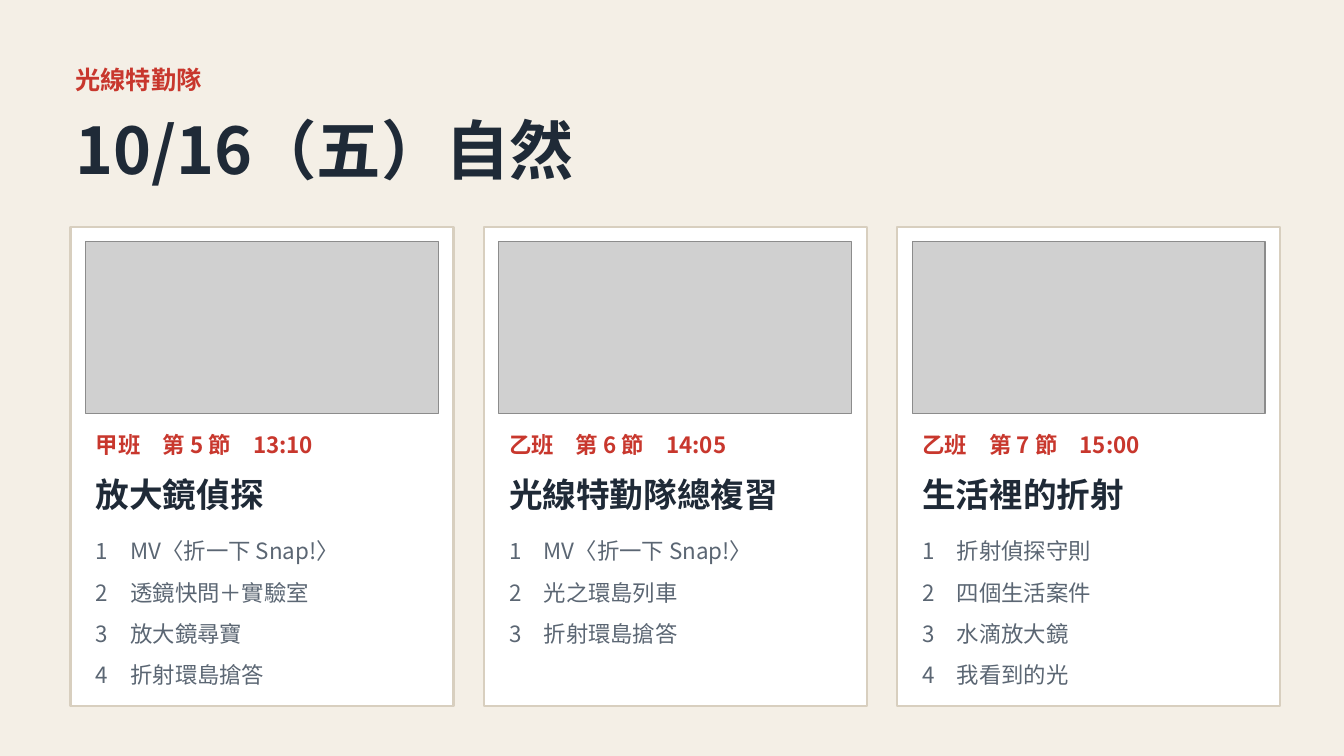
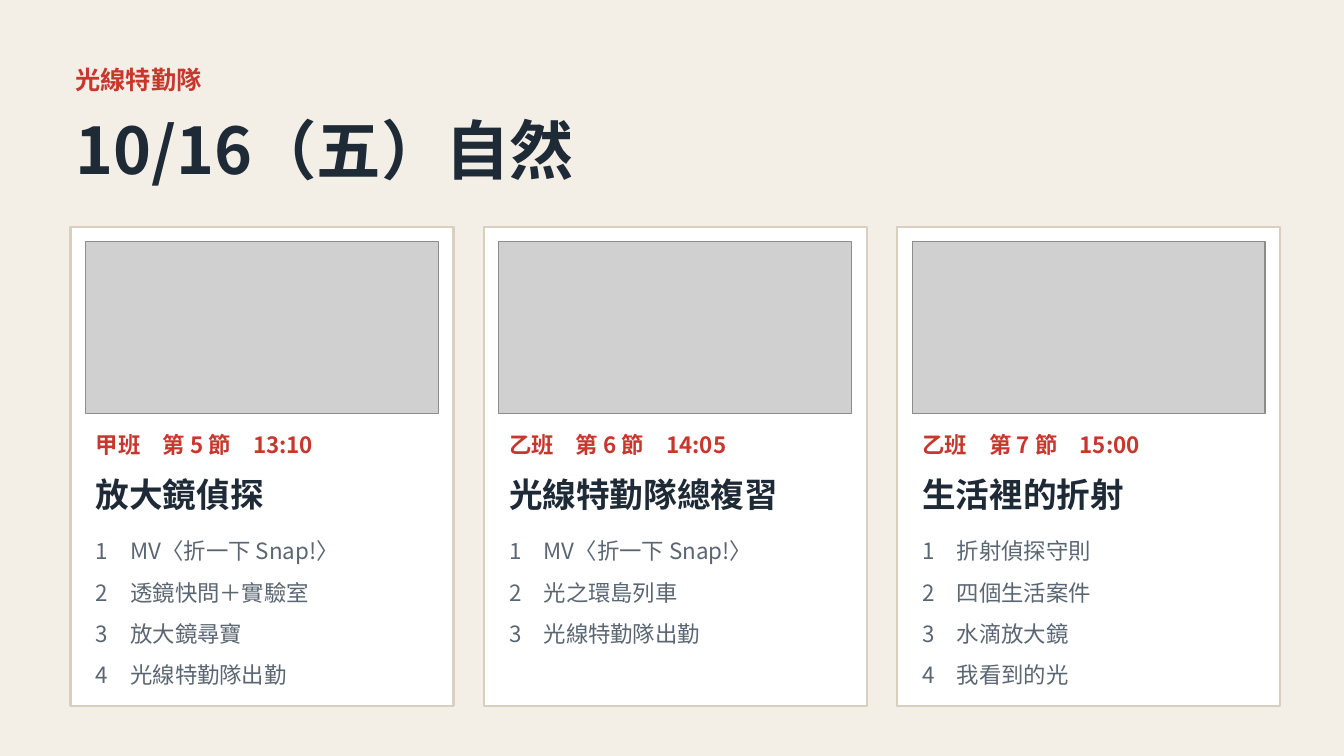
Before and after one commit to classtools1020/classtools1020.github.io, a slide deck: slide 1 of light-refract/1016/slides.pptx. Drawn at 1344x756 pixels with LibreOffice and Linux fonts; fonts in the diff are those of the drawing; grey boxes stand for pictures. Boxes give left, top, right and bottom in pixels: in the first picture for what was removed or moved away, otherwise in the second. Text is boxed around its words. In the diff, an @@ line names an element or a change of style, - is before the commit and + after.

```diff
--- a/light-refract/1016/slides.pptx
+++ b/light-refract/1016/slides.pptx
@@ text at [509, 623, 700, 644]: text changed @@
-3 折射環島搶答
+3 光線特勤隊出勤
@@ text at [96, 664, 286, 685]: text changed @@
-4 折射環島搶答
+4 光線特勤隊出勤
```
Also in this commit, not shown: 4 other slides changed, 8 other files.
